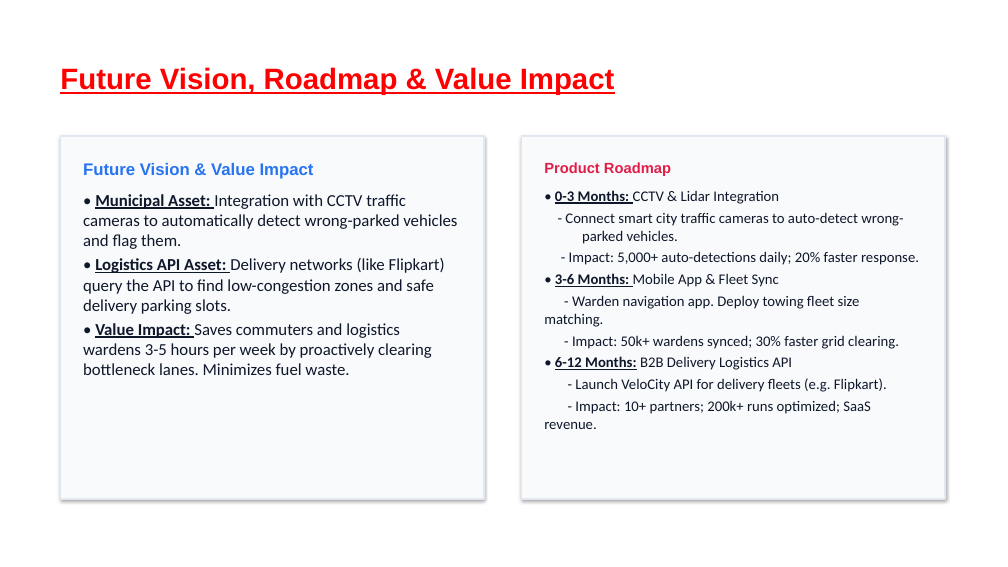
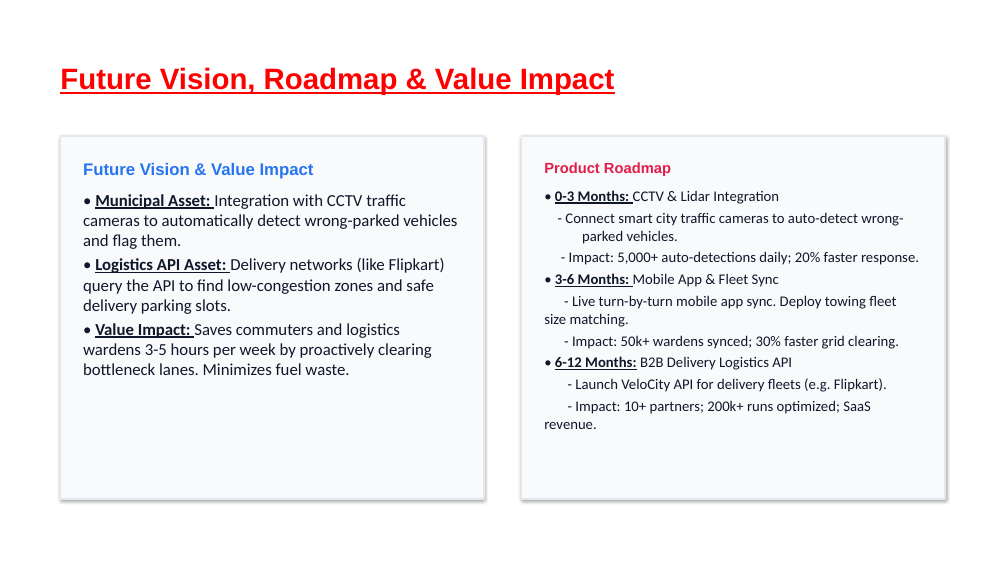
Before and after one commit to sb01022006/ai-parking-congestion-intelligence, a slide deck: slide 10 of Flikart_Grid_Lock_hackathon_Round_2_Confluent.pptx. Drawn at 1008x567 pixels with LibreOffice and Linux fonts; fonts in the diff are those of the drawing; background and template pictures are left out. Boxes give left, top, right and bottom in pixels: in the first picture for what was removed or moved away, otherwise in the second. Text is boxed around its words. In the diff, an @@ line names an element or a change of style, - is before the commit and + after.

Commit message:
Update presentation text for exact TSP and snapped routing while preserving original formatting

```diff
--- a/Flikart_Grid_Lock_hackathon_Round_2_Confluent.pptx
+++ b/Flikart_Grid_Lock_hackathon_Round_2_Confluent.pptx
@@ text at box(544, 295, 896, 327): text changed @@
-- Warden navigation app. Deploy towing fleet size matching.
+- Live turn-by-turn mobile app sync. Deploy towing fleet size matching.
```
Also in this commit, not shown: 5 other slides changed.
